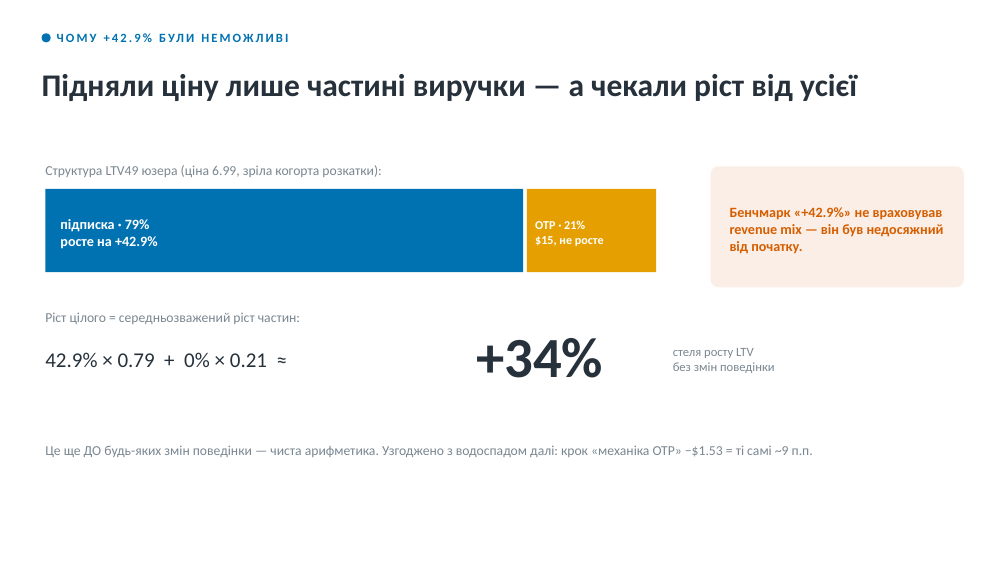
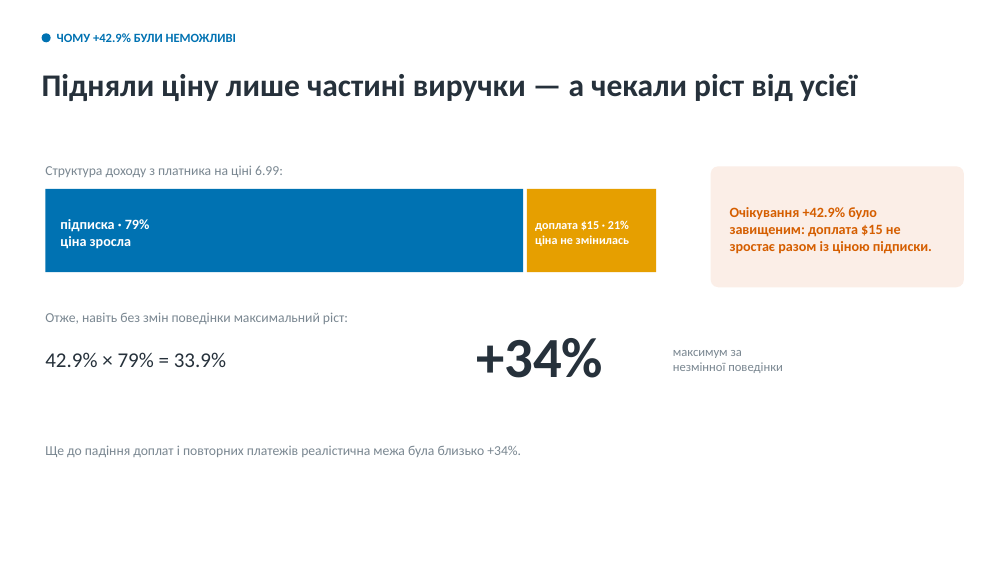
Before and after one commit to Trigger111/amo-case-nepop, a slide deck: slide 7 of AMO_case_presentation.pptx. Drawn at 1008x567 pixels with LibreOffice and Linux fonts; fonts in the diff are those of the drawing. Boxes give left, top, right and bottom in pixels: in the first picture for what was removed or moved away, otherwise in the second. Text is boxed around its words. In the diff, an @@ line names an element or a change of style, - is before the commit and + after.

```diff
--- a/AMO_case_presentation.pptx
+++ b/AMO_case_presentation.pptx
@@ text "ЧОМУ +42.9% БУЛИ НЕМОЖЛИВІ" at [57,33,236,42]: letter spacing 2 to 0 pt @@
@@ text at [45,166,283,177]: text changed @@
-Структура LTV49 юзера (ціна 6.99, зріла когорта розкатки):
+Структура доходу з платника на ціні 6.99:
@@ text at [730,207,932,254]: text changed @@
-Бенчмарк «+42.9%» не враховував revenue mix — він був недосяжний від початку.
+Очікування +42.9% було завищеним: доплата $15 не зростає разом із ціною підписки.
@@ text at [60,236,131,249]: text changed @@
-росте на +42.9%
+ціна зросла
@@ text at [535,220,629,246]: text changed @@
-OTP · 21%
-$15, не росте
+доплата $15 · 21%
+ціна не змінилась
@@ text at [45,312,348,324]: text changed @@
-Ріст цілого = середньозважений ріст частин:
+Отже, навіть без змін поведінки максимальний ріст:
@@ text at [45,352,226,367]: text changed @@
-42.9% × 0.79 + 0% × 0.21 ≈
+42.9% × 79% = 33.9%
@@ text at [673,350,783,373]: text changed @@
-стеля росту LTV
-без змін поведінки
+максимум за
+незмінної поведінки
@@ text at [45,445,521,457]: text changed @@
-Це ще ДО будь-яких змін поведінки — чиста арифметика. Узгоджено з водоспадом далі: крок «механіка OTP» −$1.53 = ті самі ~9 п.п.
+Ще до падіння доплат і повторних платежів реалістична межа була близько +34%.
```
Also in this commit, not shown: 11 other slides changed, 1 slide added, 1 slide removed, 2 other files.
